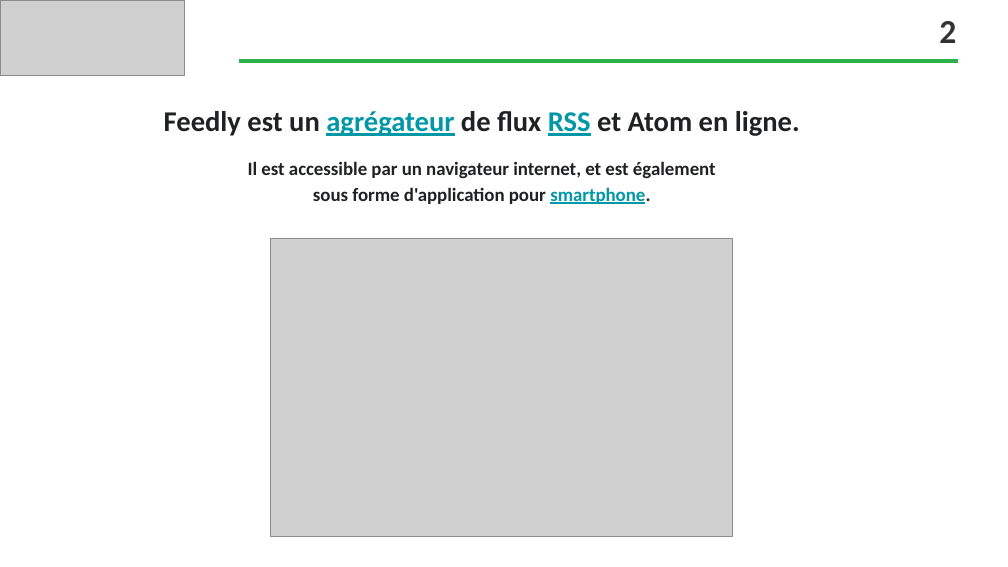
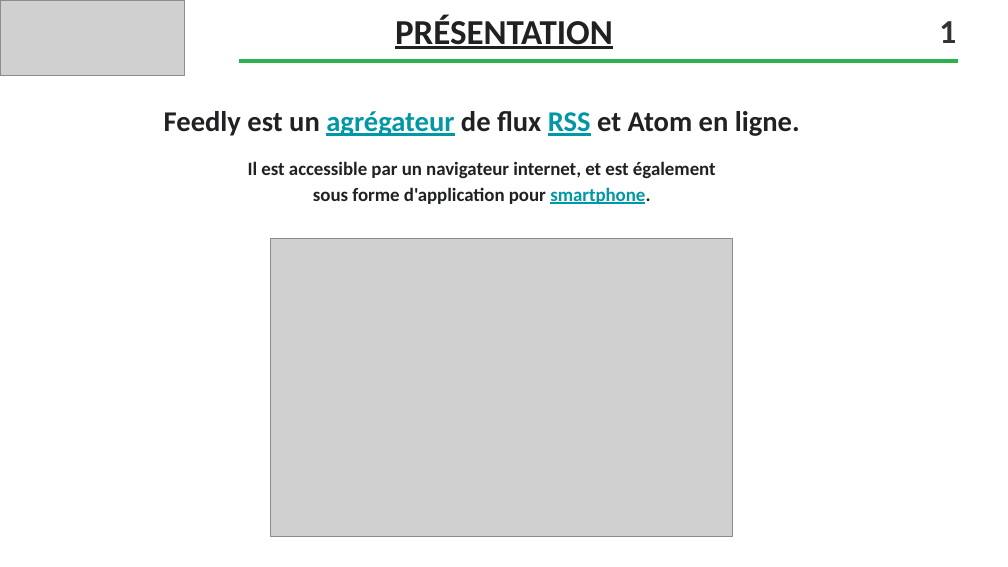
Before and after one commit to lionelagf/Menu-maker-by-qwenta, a slide deck: slide 3 of Faure_Lionel_1_veille_012024.pptx. Drawn at 1008x567 pixels with LibreOffice and Linux fonts; fonts in the diff are those of the drawing; grey boxes stand for pictures; background and template pictures are left out. Boxes give left, top, right and bottom in pixels: in the first picture for what was removed or moved away, otherwise in the second. Text is boxed around its words. In the diff, an @@ line names an element or a change of style, - is before the commit and + after.

```diff
--- a/Faure_Lionel_1_veille_012024.pptx
+++ b/Faure_Lionel_1_veille_012024.pptx
@@ text added at (x1=395, y1=15, x2=613, y2=49), 25 pt, text #202122, bold, underline @@
+PRÉSENTATION
@@ text at (x1=939, y1=21, x2=956, y2=43): text changed @@
-2
+1
```
Also in this commit, not shown: 9 other slides changed, 4 slides added, 6 other files.
